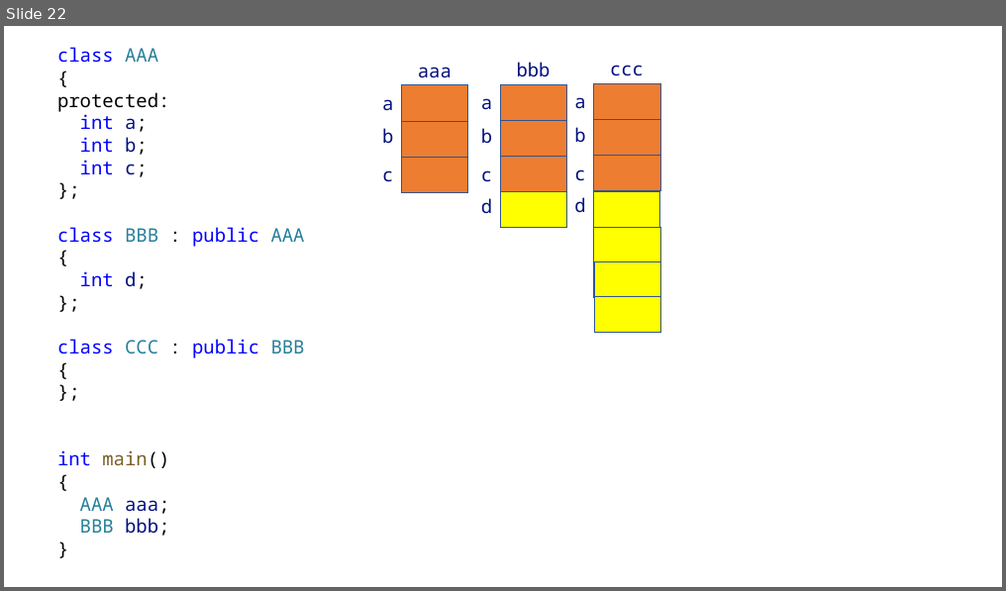
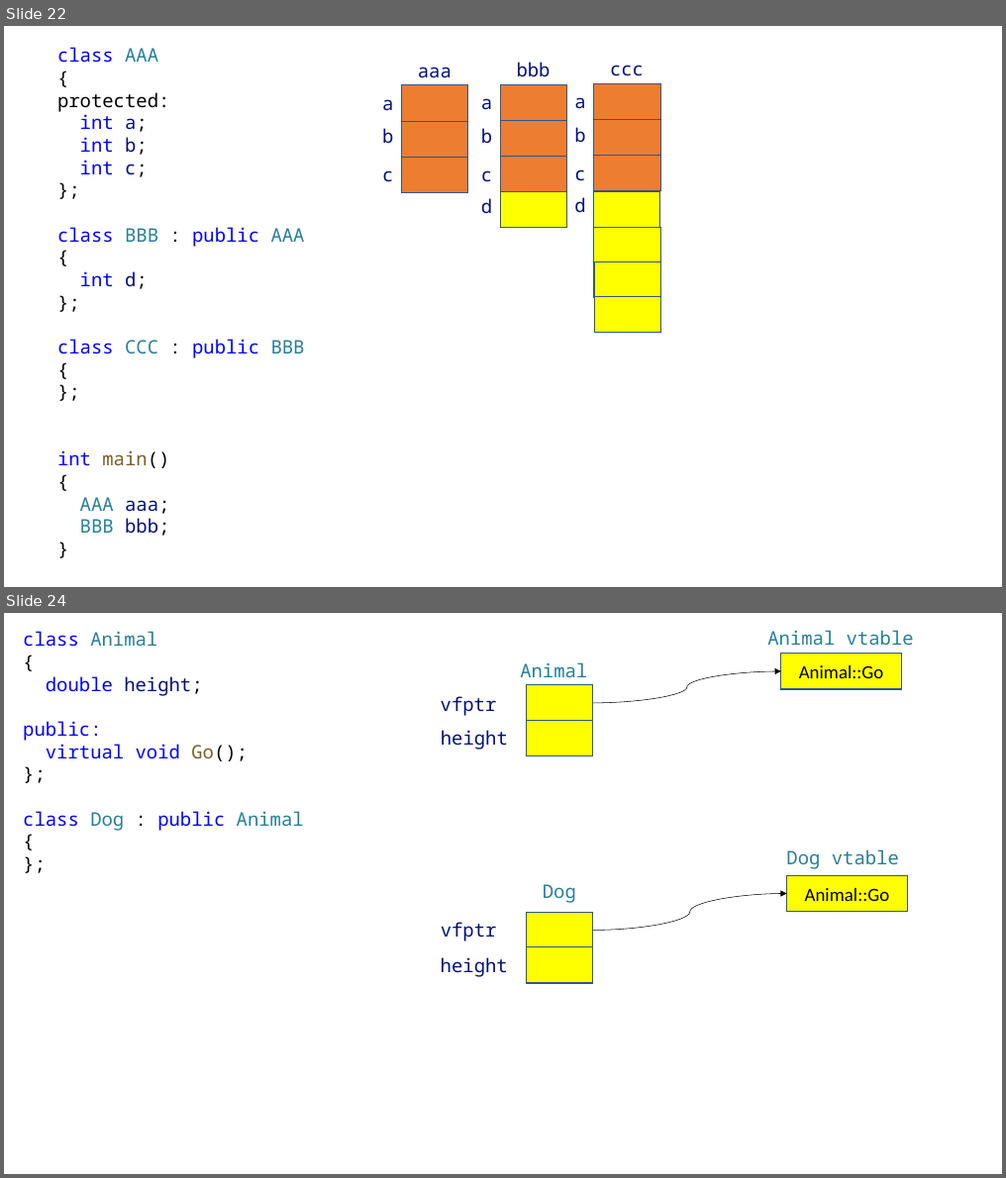
Before and after one commit to yoondev-classroom/hyundai_220510, a slide deck: cpp/220517.pptx. Shown one above the other, each under a label of ours: slide 22 before the commit, slides 22 and 24 after it; the slides between them are not shown. The pictures are 1006x591 and 1006x1178 pixels, drawn with LibreOffice and Linux fonts; fonts in the diff are those of the drawing. Boxes give left, top, right and bottom in pixels: in the first picture for what was removed or moved away, otherwise in the second. Text is boxed around its words. In the diff, an @@ line names an element or a change of style, - is before the commit and + after.

```diff
--- a/cpp/220517.pptx
+++ b/cpp/220517.pptx
@@ slide 24 added at [4, 613, 1002, 1174], background #FFFFFF @@
@@ text added at [23, 631, 304, 831], 18 pt, text #0000FF @@
+class Animal
+{
+double height;
+public:
+virtual void Go();
+};
+class Dog : public Animal
+{
+};
@@ text added at [767, 630, 914, 645], 18 pt, text #267F99 @@
+Animal vtable
@@ text added at [520, 663, 587, 677], 18 pt, text #267F99 @@
+Animal
@@ curved arrow added from (593, 703) to (781, 671), #000000 0.5 pt @@
@@ rectangle added at [781, 654, 902, 689], fill #FFFF00, outline #325491 1 pt, 18 pt, text #000000 @@
+Animal::Go
@@ text added at [441, 696, 497, 716], 18 pt, text #001080 @@
+vfptr
@@ rectangle added at [527, 685, 593, 721], fill #FFFF00, outline #325491 1 pt @@
@@ text added at [441, 730, 508, 750], 18 pt, text #001080 @@
+height
@@ rectangle added at [527, 721, 593, 757], fill #FFFF00, outline #325491 1 pt @@
@@ text added at [786, 850, 899, 869], 18 pt, text #267F99 @@
+Dog vtable
@@ rectangle added at [787, 875, 908, 912], fill #FFFF00, outline #325491 1 pt, 18 pt, text #000000 @@
+Animal::Go
@@ text added at [543, 884, 576, 903], 18 pt, text #267F99 @@
+Dog
@@ curved arrow added from (593, 931) to (787, 894), #000000 0.5 pt @@
@@ text added at [441, 922, 497, 942], 18 pt, text #001080 @@
+vfptr
@@ rectangle added at [527, 912, 593, 949], fill #FFFF00, outline #325491 1 pt @@
@@ text added at [441, 958, 508, 977], 18 pt, text #001080 @@
+height
@@ rectangle added at [527, 948, 593, 983], fill #FFFF00, outline #325491 1 pt @@
```
Also in this commit, not shown: 6 other slides added, 5 other files.
